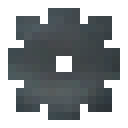
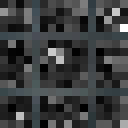
The second (128, 128) image is a revision of the first. Changes to its layers:
added layer "structure" above "Layer #2" over left=0, top=0, right=128, bottom=128
showed "Layer #12" over left=0, top=0, right=128, bottom=128
hid "Layer #9" over left=8, top=8, right=120, bottom=120
